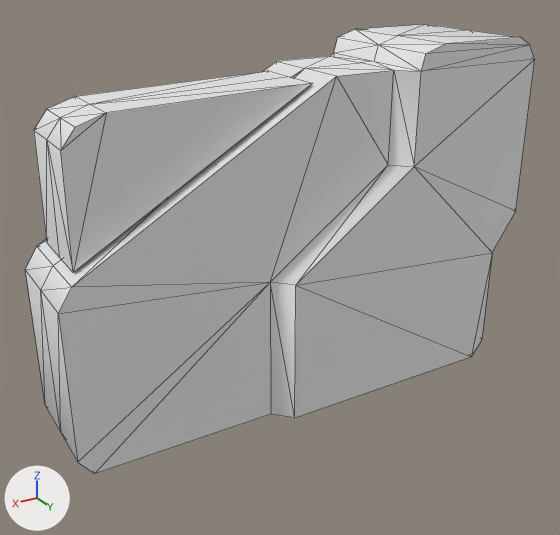
A saved change to the FBX model Unity_Project/Assets/Models/Archi/LP_3dsmax_Security_Wall.fbx.
Before and after are seen from a 50 mm camera at (5.47, 9.46, 6.74) aimed at (-0.1, 0.18, 2.1). Arrows for +X, +Y and +Z are at lower left; the lights stay in place. Mesh edges are drawn as thin lines. Materials are left out; every surface is plain grey. Where no turn or scale is listed for an object, it has been applied to the vertices.

Names of what the first picture shows: 'LP_A'.
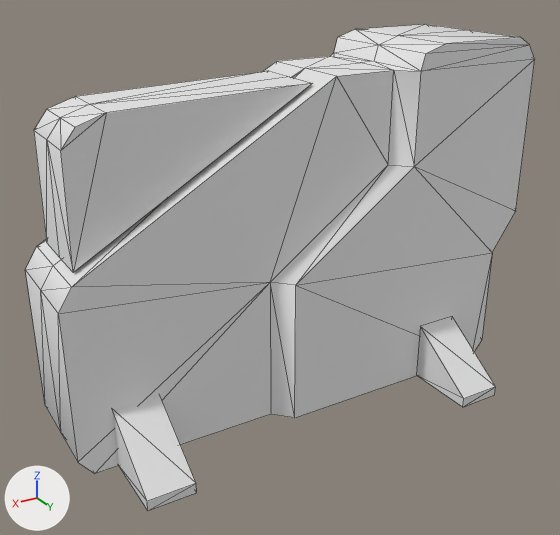
Commit message: fix walls

Where the newer file only moved an object's origin or applied its transform, the numbers keep the older frame.

What changed in the scene script:
```text
Change me_mesh:
    where me_mesh.from_pydata(...)  # 91 vertices, 146 faces; spans x -4.08..3.42, y -2.07..1.07, z 0.0..5.33
    used by ob_lp_a; location = (0.0, 0.0, 0.0)
    me_mesh part 1: the loose piece of 8 vertices spanning x -2.89..-2.21, y -2.07..-0.97, z 0.0..0.91 is copied, and the copy is turned 180 degrees about the z axis through its middle, then moved by (-0.01, 3.12, 0.0); it spans x -2.9..-2.22, y 1.05..2.15, z 0.0..0.91
    me_mesh part 2: the loose piece of 8 vertices spanning x 2.18..2.86, y -1.78..-0.68, z 0.0..0.91 is copied, and the copy is turned 180 degrees about the z axis through its middle, then moved by (0.0, 2.53, 0.0); it spans x 2.18..2.86, y 0.75..1.85, z 0.0..0.91
```

Location of each change, (x1, y1, x2, y2) in pixels of the pictures (560 x 535 px):
'LP_A', reshaped (8% taller)
    before: (25, 24, 535, 473)
    after: (25, 24, 535, 511)
part 1 of me_mesh, added
    after: (417, 317, 496, 407)
part 2 of me_mesh, added
    after: (113, 397, 197, 511)
